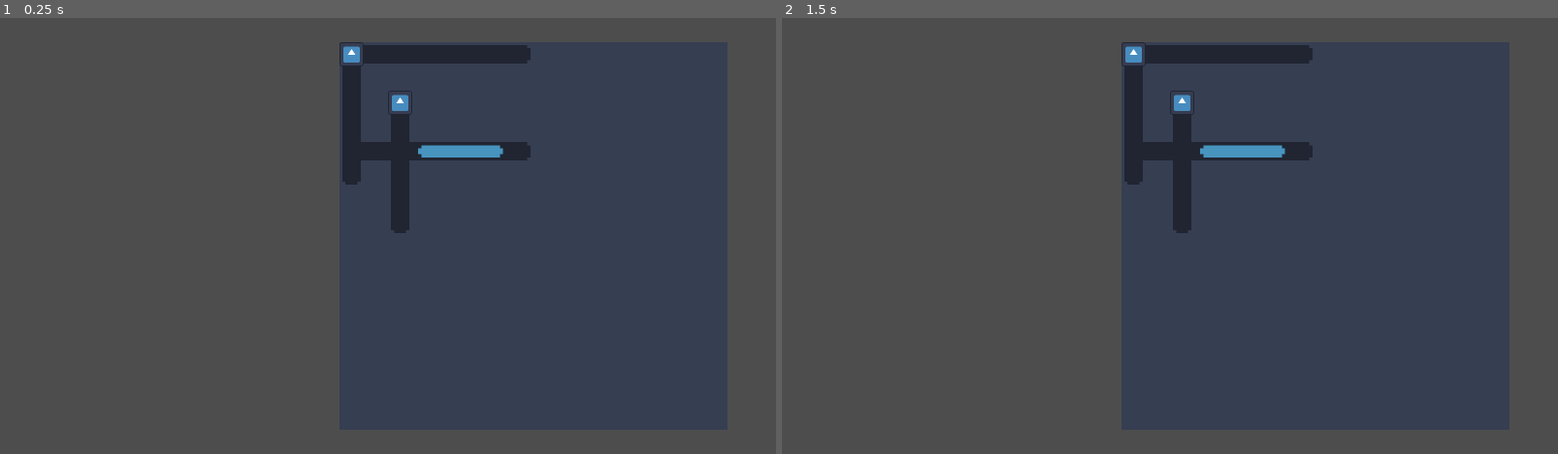
Above: before the commit, frames 1-2 (left to right).
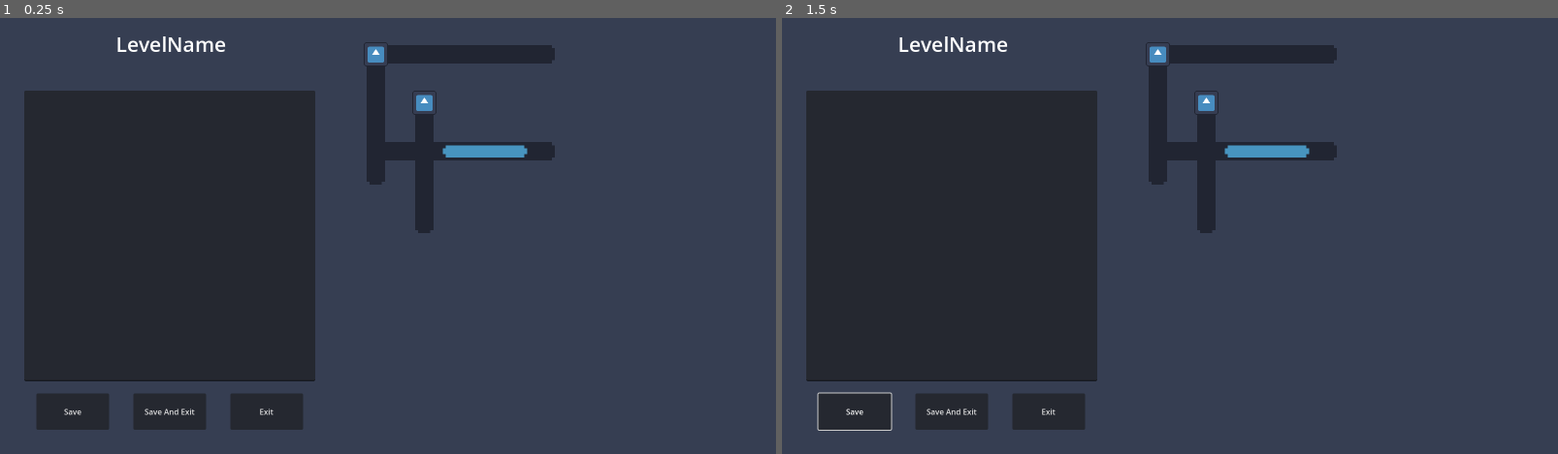
Above: after the commit, the same moments.

Repository: MousePotatoDoesStuff/LoadingTheGame
Game: Godot game, scene res://Scenes/LevelSelector/level_editor.tscn
Two runs of this game, one before a commit and one after it. Both use one fixed random seed, a clock stepped at 60 frames per second and the inputs below. This scene is started directly instead of the project's main scene. The engine's default icon, where the game draws it, is replaced by a stand-in: a white triangle on a blue panel in a dark square.
Inputs (mouse positions are in pixels of both pictures, inside the frame that each line leads up to):
- Up to frame 1 (0.25 s): no input
- Up to frame 2 (1.5 s): click (851, 410) at 0.5 s, where only the run after the commit has a clickable "Save"; move the mouse to (1340, 214) at 1.27 s; click (1340, 214) at 1.42 s

The runs differ from the first frame. In frame 1, 31% of the frame differs, in the area x 3-72%, y 4-95%; in frame 2, 31%.

Commit message:
level editor set up

Diff:
--- a/Scenes/LevelSelector/level_editor.tscn
+++ b/Scenes/LevelSelector/level_editor.tscn
@@ -10,13 +10,84 @@
 grow_horizontal = 2
 grow_vertical = 2
 
+[node name="DisplayWindow" type="ColorRect" parent="."]
+layout_mode = 1
+anchors_preset = 15
+anchor_right = 1.0
+anchor_bottom = 1.0
+offset_left = 700.0
+grow_horizontal = 2
+grow_vertical = 2
+color = Color(0.211765, 0.243137, 0.321569, 1)
+
+[node name="TextWindow" type="ColorRect" parent="."]
+layout_mode = 1
+anchors_preset = 15
+anchor_right = 1.0
+anchor_bottom = 1.0
+offset_right = -900.0
+grow_horizontal = 2
+grow_vertical = 2
+color = Color(0.211765, 0.243137, 0.321569, 1)
+
+[node name="Name" type="RichTextLabel" parent="TextWindow"]
+layout_mode = 1
+anchors_preset = -1
+anchor_right = 1.0
+offset_left = 25.0
+offset_top = 25.0
+offset_right = -20.0
+offset_bottom = 95.0
+theme_override_font_sizes/normal_font_size = 42
+theme_override_font_sizes/bold_font_size = 42
+theme_override_font_sizes/italics_font_size = 42
+theme_override_font_sizes/bold_italics_font_size = 42
+theme_override_font_sizes/mono_font_size = 42
+bbcode_enabled = true
+text = "[center]LevelName"
+
+[node name="LevelData" type="TextEdit" parent="TextWindow"]
+layout_mode = 1
+anchors_preset = -1
+anchor_right = 1.0
+offset_left = 50.0
+offset_top = 150.0
+offset_right = -50.0
+offset_bottom = 750.0
+
+[node name="Save" type="Button" parent="TextWindow"]
+layout_mode = 0
+offset_left = 75.0
+offset_top = 775.0
+offset_right = 225.0
+offset_bottom = 850.0
+text = "Save
+"
+
+[node name="SaveAndExit" type="Button" parent="TextWindow"]
+layout_mode = 0
+offset_left = 275.0
+offset_top = 775.0
+offset_right = 425.0
+offset_bottom = 850.0
+text = "Save And Exit"
+
+[node name="Exit" type="Button" parent="TextWindow"]
+layout_mode = 0
+offset_left = 475.0
+offset_top = 775.0
+offset_right = 625.0
+offset_bottom = 850.0
+text = "Exit
+"
+
 [node name="LevelDisplay" parent="." instance=ExtResource("1_gllkh")]
 layout_mode = 1
 anchor_left = 0.398
 anchor_top = 0.0
 anchor_right = 1.0
 anchor_bottom = 1.0
-offset_left = 63.2
+offset_left = 113.2
 offset_top = 50.0
-offset_right = -100.0
+offset_right = -50.0
 offset_bottom = -50.0
--- a/Scenes/LevelSelector/level_sel_frame.tscn
+++ b/Scenes/LevelSelector/level_sel_frame.tscn
@@ -66,14 +66,6 @@
 bbcode_enabled = true
 text = "Type:"
 
-[node name="TypeInput" type="TextEdit" parent="."]
-layout_mode = 0
-offset_left = 80.0
-offset_top = 59.0
-offset_right = 169.0
-offset_bottom = 98.0
-text = "Standard"
-
 [node name="Edit" type="TextureButton" parent="."]
 layout_mode = 0
 offset_left = 25.0
